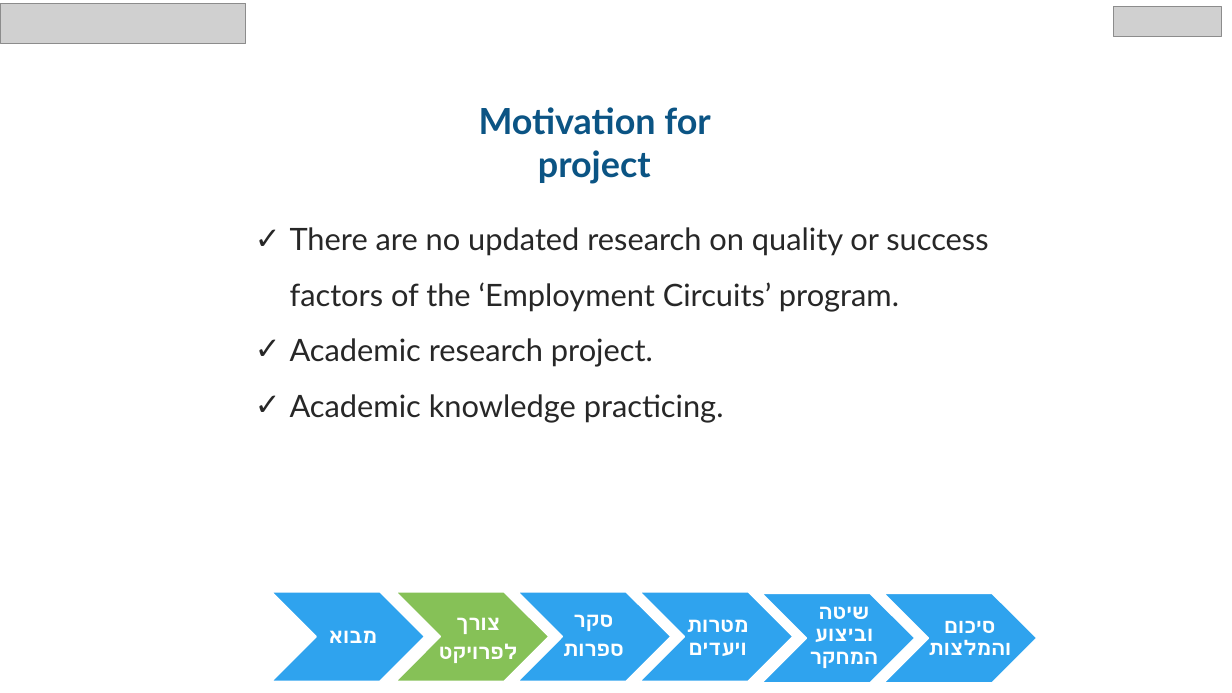
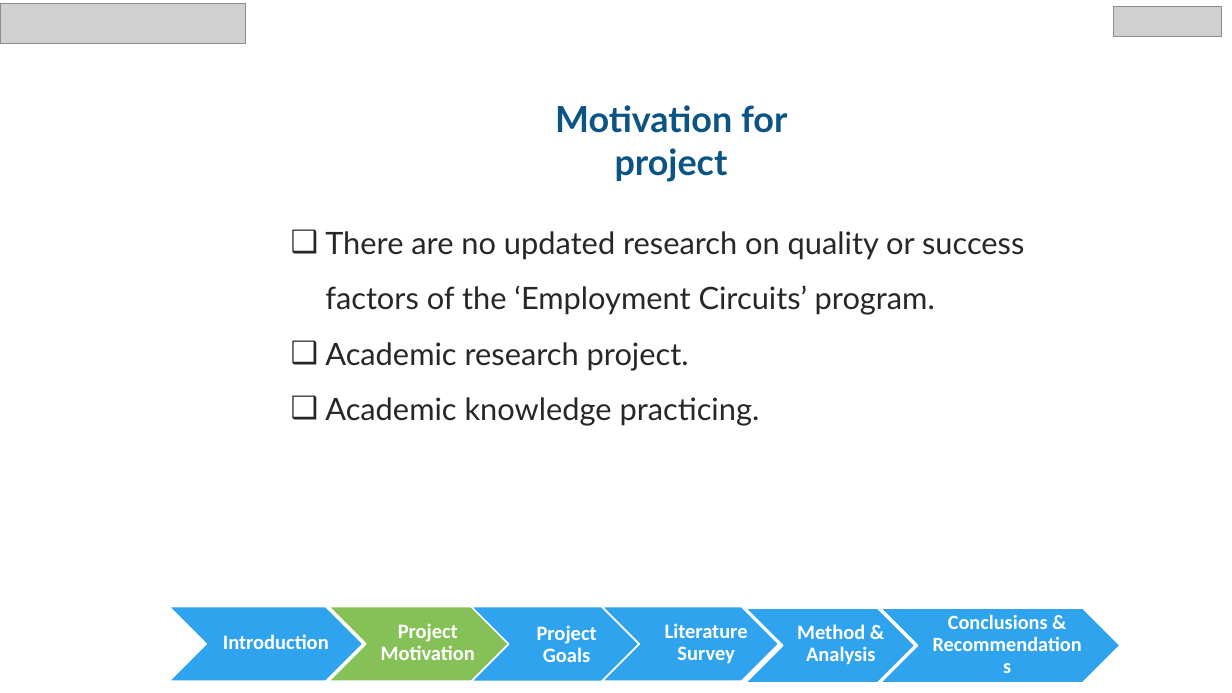
Before and after one commit to chen890/Final-Research-Project---IES, a slide deck: slide 3 of English Final Project.pptx. Drawn at 1232x693 pixels with LibreOffice and Linux fonts; fonts in the diff are those of the drawing; grey boxes stand for pictures; background and template pictures are left out. Boxes give left, top, right and bottom in pixels: in the first picture for what was removed or moved away, otherwise in the second. Text is boxed around its words. In the diff, an @@ line names an element or a change of style, - is before the commit and + after.

```diff
--- a/English Final Project.pptx
+++ b/English Final Project.pptx
@@ text "Motivation for project": place and size @@
-text "Motivation for project" at box(479, 107, 710, 184)
+text "Motivation for project" at box(555, 105, 787, 182)
@@ text "There are no updated research ...": place and size @@
-text "There are no updated research ..." at box(290, 227, 988, 423)
+text "There are no updated research ..." at box(325, 231, 1024, 426)
@@ text "There are no updated research ..." at box(325, 231, 1024, 426): bullet ✓ to ❑ @@
@@ chevron: place and size @@
-chevron at box(272, 592, 425, 681)
+chevron at box(169, 606, 363, 681)
@@ chevron: place and size @@
-chevron at box(396, 592, 549, 681)
+chevron at box(328, 606, 508, 681)
@@ text at box(381, 623, 475, 660): text changed @@
-צורך
-לפרויקט
+Project Motivation
@@ chevron: place and size @@
-chevron at box(640, 592, 793, 681)
+chevron at box(471, 607, 640, 682)
@@ text at box(537, 625, 597, 662): text changed @@
-מטרות ויעדים
+Project Goals
@@ chevron: place and size @@
-chevron at box(518, 592, 671, 681)
+chevron at box(602, 606, 779, 681)
@@ text at box(665, 623, 748, 664): text changed @@
-סקר
-ספרות
+Literature Survey
@@ chevron: place and size @@
-chevron at box(762, 593, 915, 683)
+chevron at box(746, 608, 916, 683)
@@ text at box(797, 624, 875, 665): text changed @@
-שיטה וביצוע המחקר
+Method & Analysis
@@ chevron: place and size @@
-chevron at box(884, 593, 1037, 683)
+chevron at box(881, 608, 1121, 683)
@@ text at box(948, 614, 1048, 629): text changed @@
-סיכום והמלצות
+Conclusions & Recommendations
@@ text at box(223, 634, 329, 649): text changed @@
-מבוא
+Introduction
```
Also in this commit, not shown: 31 other slides changed, 1 slide added, 2 slides removed, 1 other file.
